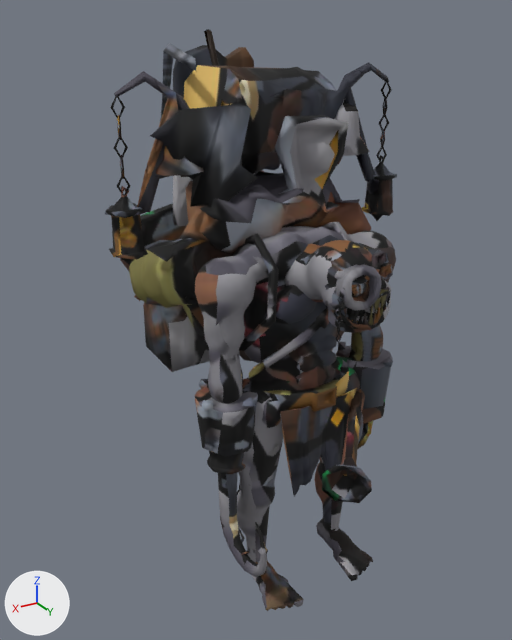
Two versions of the glTF model art/wardens/dredge/dredge.glb, one commit apart.
Camera for both pictures: a 50 mm camera at (1.187, 1.704, 1.844) aimed at (0.073, -0.151, 0.916). The axes (+X, +Y, +Z) are drawn at lower left. The lights are the same throughout. The first picture is the older version. Vertices at exactly the same position are counted once.

Objects in the first picture: 'grimble'.
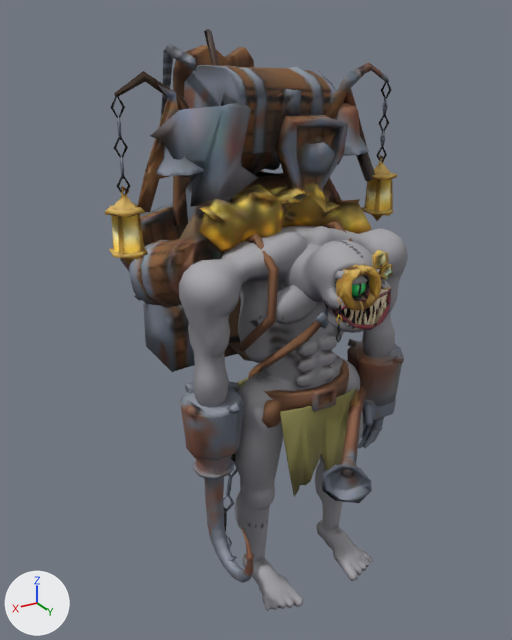
The edits, one by one:
me_grimble is used by ob_grimble; location (0.0, 0.0, 0.0).
me_grimble had 6716 vertices, 14537 faces and spanned x -0.53..0.53, y -0.66..0.46, z 0.0..1.8.
me_grimble now has 6720 vertices, 14537 faces and spans x -0.53..0.53, y -0.66..0.46, z 0.0..1.8.
me_grimble part 1: the loose piece of 12 vertices spanning x 0.15..0.2, y -0.06..-0.04, z 0.4..0.49 is multiplied about its middle by the matrix ((-0.042, 0.97, -0.241), (-0.997, -0.024, 0.078), (0.069, 0.243, 0.967)), then moved by (0.06, -0.01, -0.07).
me_grimble part 2: the loose piece of 12 vertices spanning x 0.17..0.21, y -0.08..-0.05, z 0.25..0.35 is moved by (0.05, 0.0, 0.0).
me_grimble part 3: the loose piece of 58 vertices spanning x 0.16..0.38, y -0.11..0.11, z 0.59..0.78 is rebuilt with 58 vertices and now spans x 0.21..0.43, y -0.11..0.11, z 0.59..0.79.
me_grimble part 4: 6 loose pieces with 72 vertices, spanning x 0.17..0.29, y -0.09..0.11, z 0.13..0.63, are deleted.
me_grimble part 5: 72 vertices moved from x -0.37..0.29, y -0.21..0.1, z 0.29..1.36 to x -0.37..0.29, y -0.21..0.1, z 0.28..1.36; 1288 vertices removed from x -0.39..0.35, y -0.21..0.24, z 0.01..1.25; 1364 vertices added at x -0.43..0.41, y -0.21..0.24, z 0.01..1.26.
me_grimble part 6: 10692 kept faces spanning x -0.53..0.53, y -0.66..0.46, z 0.0..1.8 get new texture (UV) coordinates.
Other edits to the shape of me_grimble do not show in these pictures.

Pixel boxes [x1, y1, x2, y2] of what changed, in the pictures (512 x 640 px; the box of a moved part takes in the faces that stretch with it):
'grimble', reshaped
    before: [105, 29, 397, 611]
    after: [105, 29, 408, 611]
part 1 of me_grimble, moved or reshaped (not visible before)
    after: [226, 475, 232, 497]
part 2 of me_grimble, moved or reshaped (not visible before)
    after: [223, 494, 235, 513]
part 3 of me_grimble, rebuilt
    before: [195, 378, 258, 457]
    after: [180, 382, 244, 461]
part 4 of me_grimble, deleted (mostly hidden)
    before: [238, 485, 250, 556]
part 5 of me_grimble, moved or reshaped
    before: [195, 193, 396, 611]
    after: [179, 193, 408, 611]
part 6 of me_grimble, surface changed
    both: [105, 29, 397, 610]
